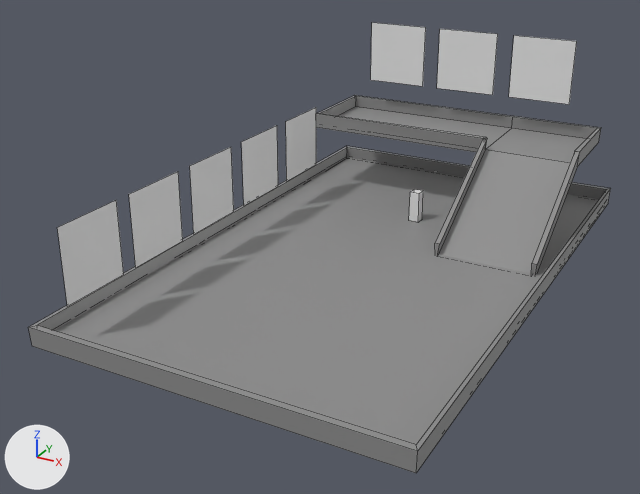
What one commit did to the Blender file demo-files/demomap.blend.
The view is the same before and after, from a 50 mm lens placed at (45.4, -68.0, 46.2), pointed at (-2.2, 18.6, 2.9). The lights are fixed; the arrows at lower left show +X, +Y and +Z. Mesh edges are drawn as thin lines.
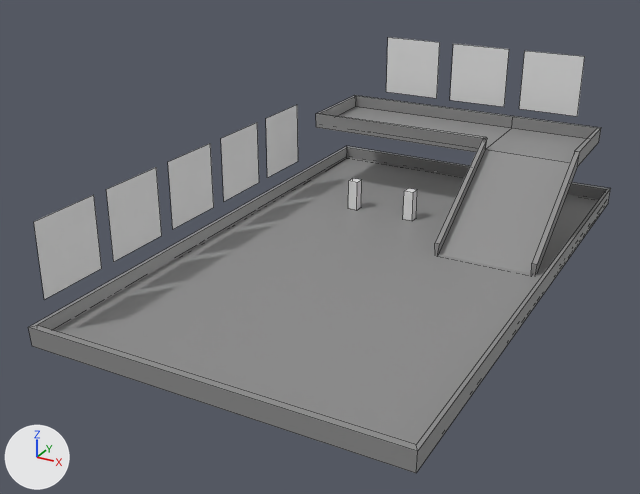
Where the change shows, as pixel boxes (x1, y1, x2, y2) in the pictures (640 x 494 px):
```json
{"object": "Plane.009", "change": "moved", "before": [57, 200, 124, 306], "after": [34, 195, 102, 300]}
{"object": "Plane.007", "change": "moved", "before": [129, 172, 183, 267], "after": [106, 167, 162, 261]}
{"object": "Plane.002", "change": "moved", "before": [509, 35, 577, 104], "after": [519, 51, 585, 116]}
{"object": "Plane.003", "change": "moved", "before": [437, 29, 498, 95], "after": [450, 44, 509, 107]}
{"object": "Plane.006", "change": "moved", "before": [190, 147, 234, 234], "after": [168, 143, 214, 229]}
{"object": "Plane.004", "change": "moved", "before": [371, 23, 426, 86], "after": [386, 37, 440, 98]}
{"object": "Plane.005", "change": "moved", "before": [241, 126, 278, 205], "after": [221, 123, 259, 201]}
{"object": "Plane.008", "change": "moved", "before": [286, 107, 316, 181], "after": [266, 105, 298, 178]}
{"object": "Cube", "change": "moved", "before": [409, 189, 423, 222], "after": [403, 188, 417, 220]}
{"object": "Cube.001", "change": "added", "after": [348, 178, 362, 210]}
```

The change, as JSON lines over the scene's bpy script:
```json
{"op": "set", "path": "ob_cube.location", "old": "(1.5, 39.4, 1.9)", "new": "(0.6, 39.4, 1.9)"}
{"op": "set", "path": "ob_plane_002.location", "old": "(12.8, 55.7, 18.9)", "new": "(12.8, 61.7, 15.8)"}
{"op": "set", "path": "ob_plane_003.location", "old": "(1.7, 55.7, 18.9)", "new": "(1.7, 61.7, 15.8)"}
{"op": "set", "path": "ob_plane_004.location", "old": "(-9.3, 55.7, 18.9)", "new": "(-9.3, 61.7, 15.8)"}
{"op": "set", "path": "ob_plane_005.location", "old": "(-16.4, 27.9, 8.3)", "new": "(-19.6, 27.9, 8.3)"}
{"op": "set", "path": "ob_plane_006.location", "old": "(-16.4, 16.8, 8.3)", "new": "(-19.6, 16.8, 8.3)"}
{"op": "set", "path": "ob_plane_007.location", "old": "(-16.4, 5.8, 8.3)", "new": "(-19.6, 5.8, 8.3)"}
{"op": "set", "path": "ob_plane_008.location", "old": "(-16.4, 38.9, 8.3)", "new": "(-19.6, 38.9, 8.3)"}
{"op": "set", "path": "ob_plane_009.location", "old": "(-16.4, -5.0, 8.3)", "new": "(-19.6, -5.0, 8.3)"}
{"op": "add", "block": "ob_cube_001", "code": ["ob_cube_001 = bpy.data.objects.new('Cube.001', me_cube_001.copy())  # the mesh of ob_cube", "ob_cube_001.location = (-8.0, 39.4, 1.9)", "ob_cube_001.rotation_euler = (0.0, 0.0, 3.142)  # degrees (0, 0, 180)", "ob_cube_001.scale = (0.695, 0.695, 2.12)"]}
```
